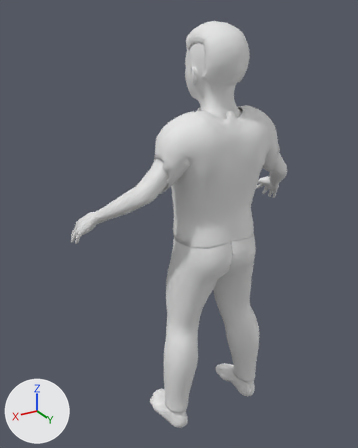
One commit to the glTF model corpos/corpo-crianca-m-magro.glb: the scene before it, then after it.
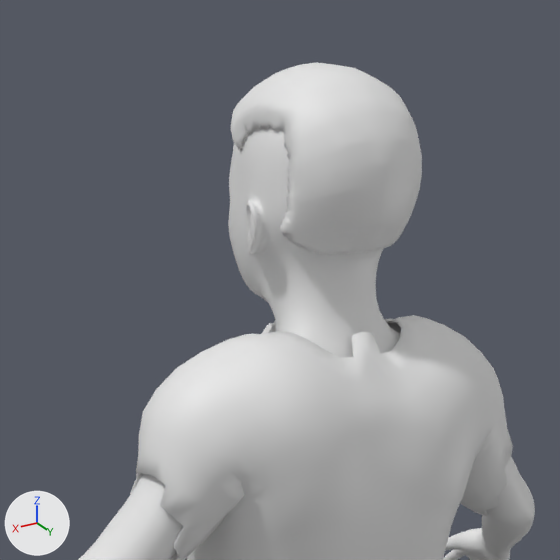
There are two pictures of each version: one whole from a 50 mm lens placed at (1.162, 1.739, 0.955), pointed at (0.081, -0.062, 0.055), one close up on the part from 30% to 83% of the width and 0% to 42% of the height. The lights are fixed; the arrows at lower left show +X, +Y and +Z. The last two pictures show the newer version. Vertices at exactly the same position are counted once.

Names of what the first close-up shows: 'cabelo', 'camiseta', 'pele'.
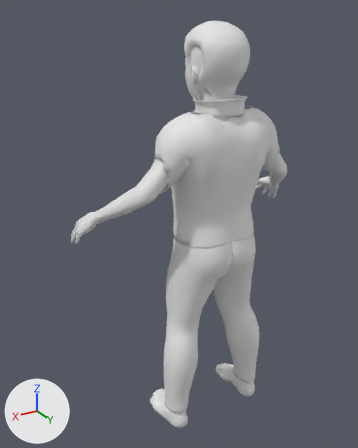
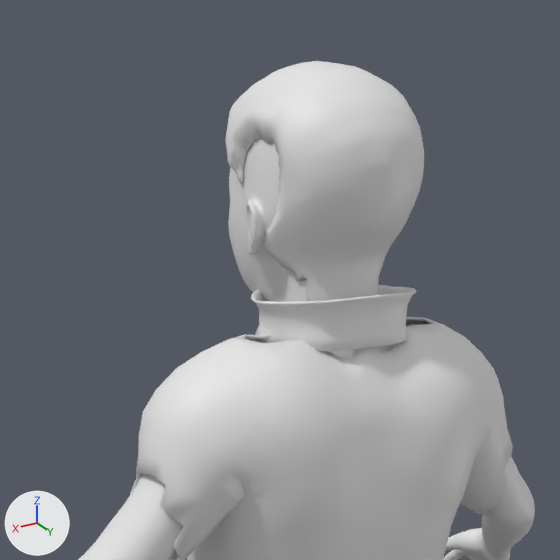
Location of each change, (x1, y1, x2, y2) in pixels of the close-ups (560 x 560 px; the box of a moved part takes in the faces that stretch with it):
'camiseta', reshaped: before (130, 315, 513, 560); after (130, 317, 513, 560)
'cabelo', reshaped (24% taller): before (231, 62, 422, 255); after (225, 61, 424, 301)
'gola', added: after (251, 285, 417, 351)
part 2 of me_camiseta_003, moved or reshaped: before (228, 315, 461, 373); after (228, 317, 461, 373)

Patch to the scene script:
```diff
--- a/corpos/corpo-crianca-m-magro.glb.py
+++ b/corpos/corpo-crianca-m-magro.glb.py
@@ me_cabelo_003 @@
 # used by ob_cabelo; location = (0.0, 0.0, 0.0)
-me_cabelo_003.from_pydata(...)  # 2252 vertices, 4500 faces; spans x -0.099..0.099, y -0.058..0.219, z 0.697..0.92
+me_cabelo_003.from_pydata(...)  # 2252 vertices, 4500 faces; spans x -0.11..0.11, y -0.061..0.222, z 0.62..0.921
+# me_cabelo_003 part 1: 4 vertices moved within x -0.069..0.069, y 0.137..0.144, z 0.706..0.896; 2157 vertices removed from x -0.099..0.099, y -0.058..0.219, z 0.697..0.92; 2157 vertices added at x -0.11..0.11, y -0.061..0.222, z 0.62..0.921
@@ me_camiseta_003 @@
 # used by ob_camiseta; location = (0.0, 0.0, 0.0)
-me_camiseta_003.from_pydata(...)  # 2110 vertices, 4228 faces; spans x -0.292..0.292, y -0.062..0.254, z 0.054..0.603
+me_camiseta_003.from_pydata(...)  # 2126 vertices, 4260 faces; spans x -0.292..0.292, y -0.062..0.254, z 0.054..0.597
+# me_camiseta_003 part 2
+# 38 vertices are removed from x -0.132..0.132, y 0.037..0.163, z 0.594..0.603
+# 152 faces are deleted
+# 22 vertices move from x -0.103..0.103, y 0.015..0.184, z 0.596..0.603 to x -0.103..0.103, y 0.014..0.187, z 0.593..0.597
+# 54 vertices are added at x -0.147..0.147, y 0.033..0.168, z 0.593..0.597
+# 184 new faces join them
@@ me_gola_003 @@
+me_gola_003.from_pydata(...)  # 480 vertices, 960 faces; spans x -0.114..0.114, y 0.001..0.207, z 0.583..0.65
@@ ob_gola @@
+ob_gola = bpy.data.objects.new('gola', me_gola_003)
+ob_gola.location = (0.0, 0.0, 0.0)
```
